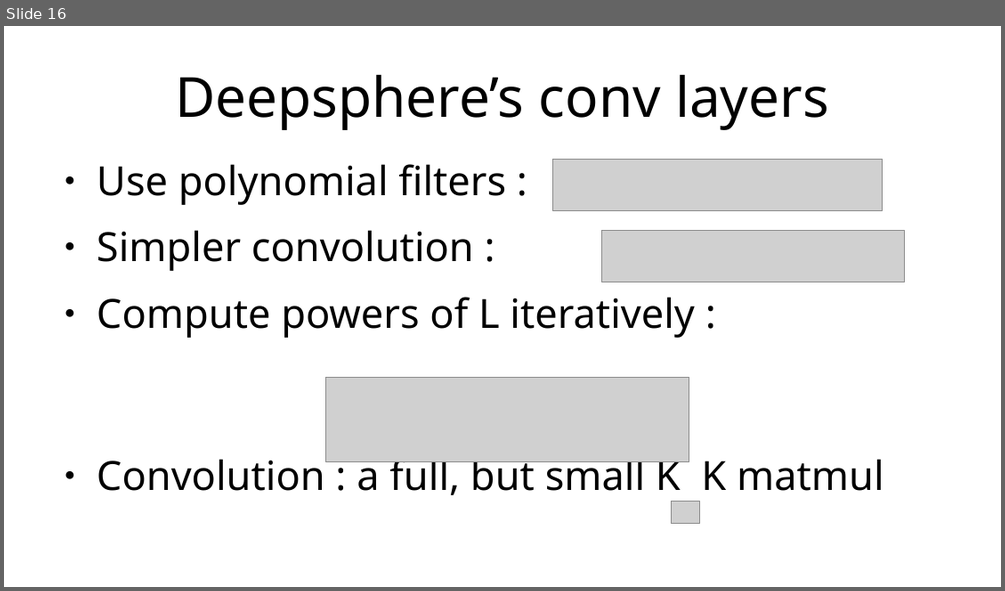
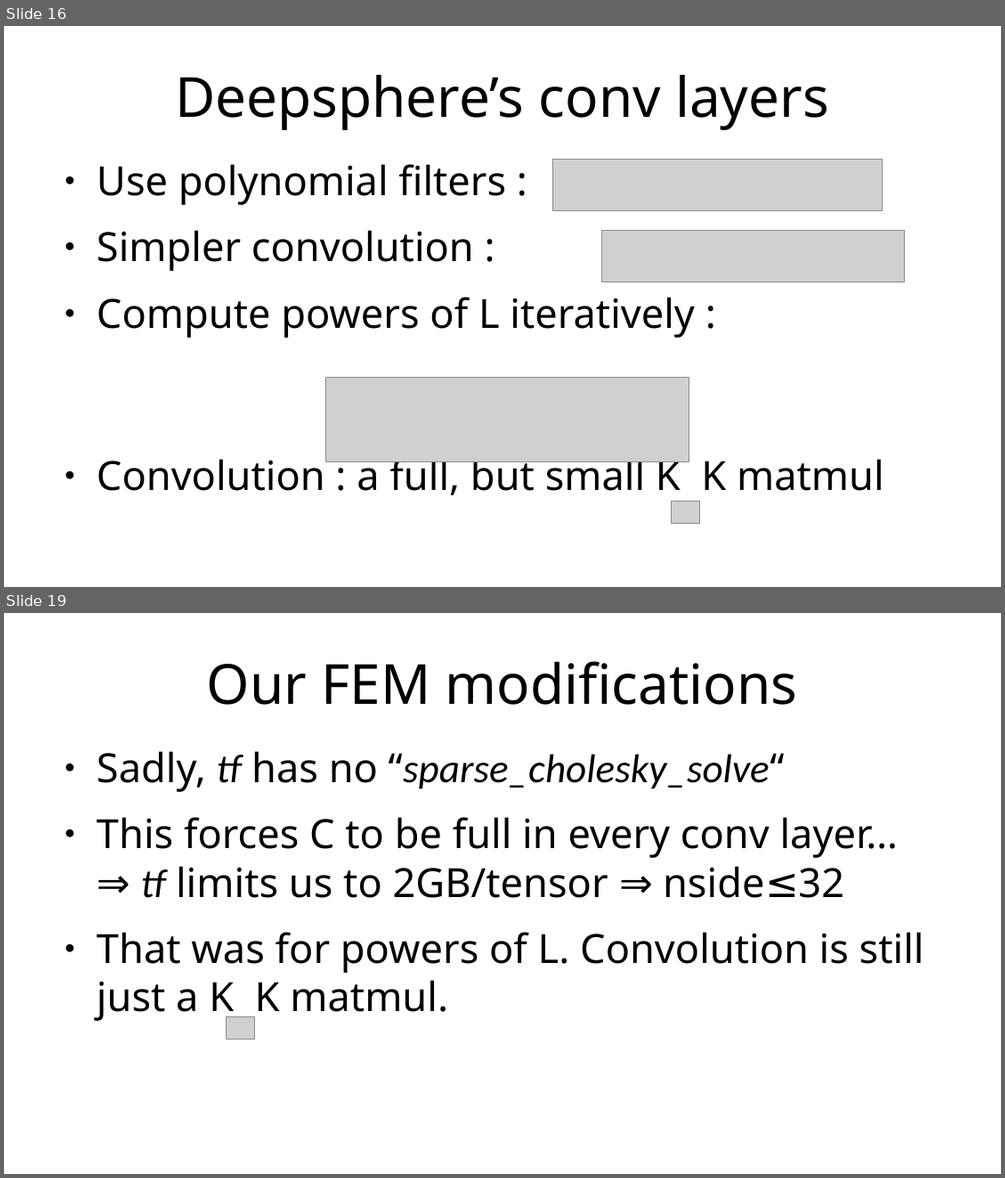
Before and after one commit to maltherd/deepsphere-fem, a slide deck: presentation.odp. Shown one above the other, each under a label of ours: slide 16 before the commit, slides 16 and 19 after it; the slides between them are not shown. The pictures are 1005x591 and 1005x1178 pixels, drawn with LibreOffice and Linux fonts; fonts in the diff are those of the drawing; grey boxes stand for pictures; background and template pictures are left out. Boxes give left, top, right and bottom in pixels: in the first picture for what was removed or moved away, otherwise in the second. Text is boxed around its words. In the diff, an @@ line names an element or a change of style, - is before the commit and + after.

```diff
--- a/presentation.odp
+++ b/presentation.odp
@@ slide 19 added at <box>4,613,1001,1174</box>, background #FFFFFF @@
@@ title added at <box>207,661,798,705</box>, 44 pt, text #000000 @@
+Our FEM modifications
@@ text added at <box>97,751,924,1021</box>, 32 pt, text #000000 @@
+● Sadly, tf has no “sparse_cholesky_solve“
+● This forces C to be full in every conv layer…
+  ⇒ tf limits us to 2GB/tensor ⇒ nside≤32
+● That was for powers of L. Convolution is still just a K K matmul.
@@ picture added at <box>226,1016,255,1039</box> @@
```
Also in this commit, not shown: 2 slides changed, 2 other slides added, 2 slides removed, 2 other files.
